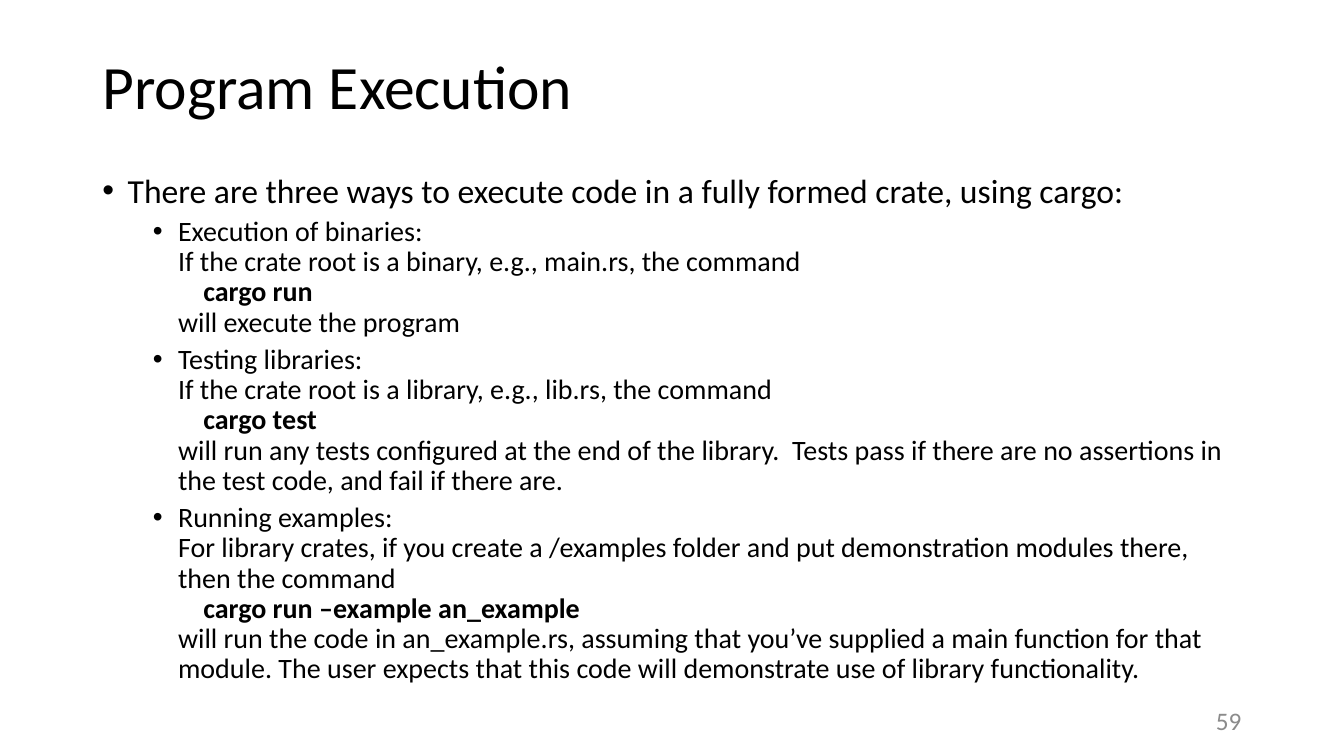
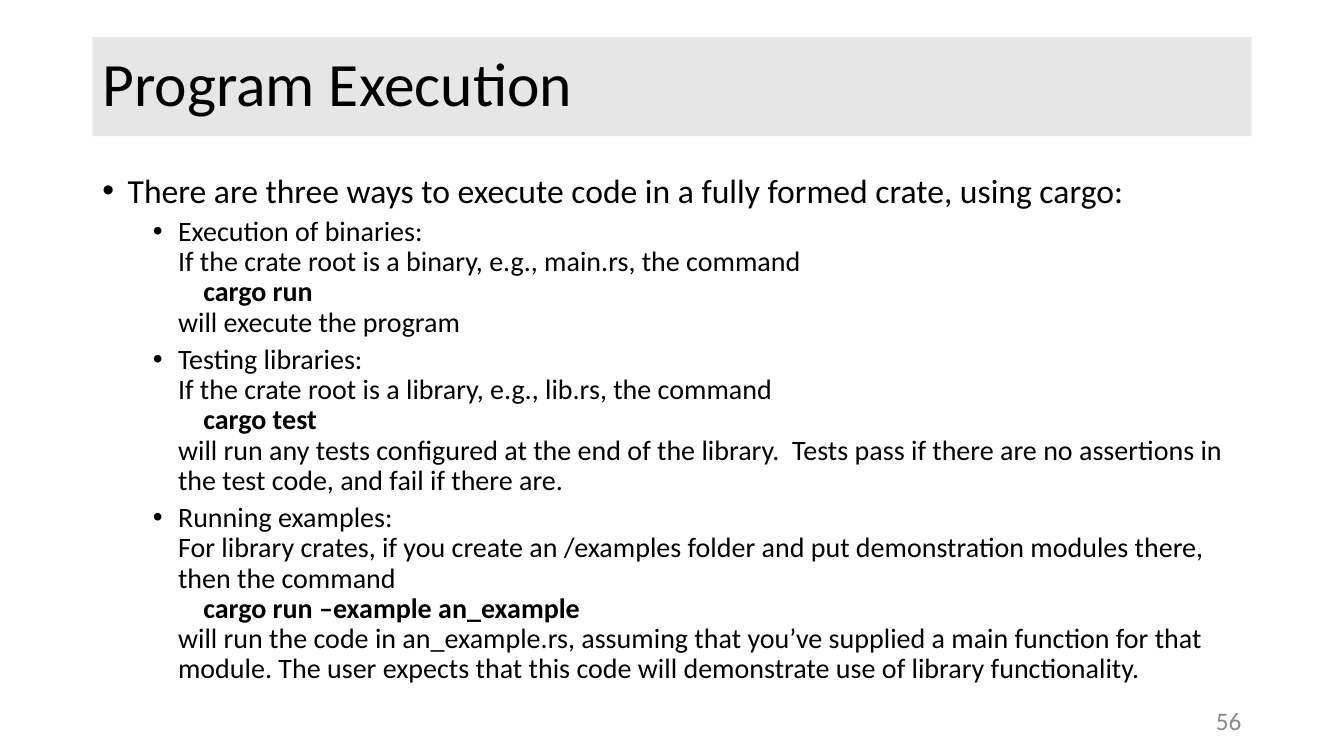
Before and after one commit to JimFawcett/JimFawcett.github.io, a slide deck: slide 56 of Resources/RustModels.pptx (slide 59 before the commit). Drawn at 1344x756 pixels with LibreOffice and Linux fonts; fonts in the diff are those of the drawing. Boxes give left, top, right and bottom in pixels: in the first picture for what was removed or moved away, otherwise in the second. Text is boxed around its words. In the diff, an @@ line names an element or a change of style, - is before the commit and + after.

```diff
--- a/Resources/RustModels.pptx
+++ b/Resources/RustModels.pptx
@@ title "Program Execution": place and size @@
-title "Program Execution" at [102, 66, 572, 120]
+title "Program Execution" at [93, 37, 1252, 136]
@@ title "Program Execution" at [93, 37, 1252, 136]: fill none to #E7E6E6 @@
@@ text at [178, 507, 1203, 683]: text changed @@
-  • Running examples:
-    For library crates, if you create a /examples folder and put demonstration modules there, then the command
-    cargo run –example an_example
-    will run the code in an_example.rs, assuming that you’ve supplied a main function for that module. The user expects that this code will demonstrate use of library functionality.
+  • Running examples:
+    For library crates, if you create an /examples folder and put demonstration modules there, then the command
+    cargo run –example an_example
+    will run the code in an_example.rs, assuming that you’ve supplied a main function for that module. The user expects that this code will demonstrate use of library functionality.
@@ page number at [1216, 713, 1242, 730]: text changed @@
-59
+56
```
Also in this commit, not shown: 18 other slides changed, 4 slides added, 12 slides removed, 1 other file.
